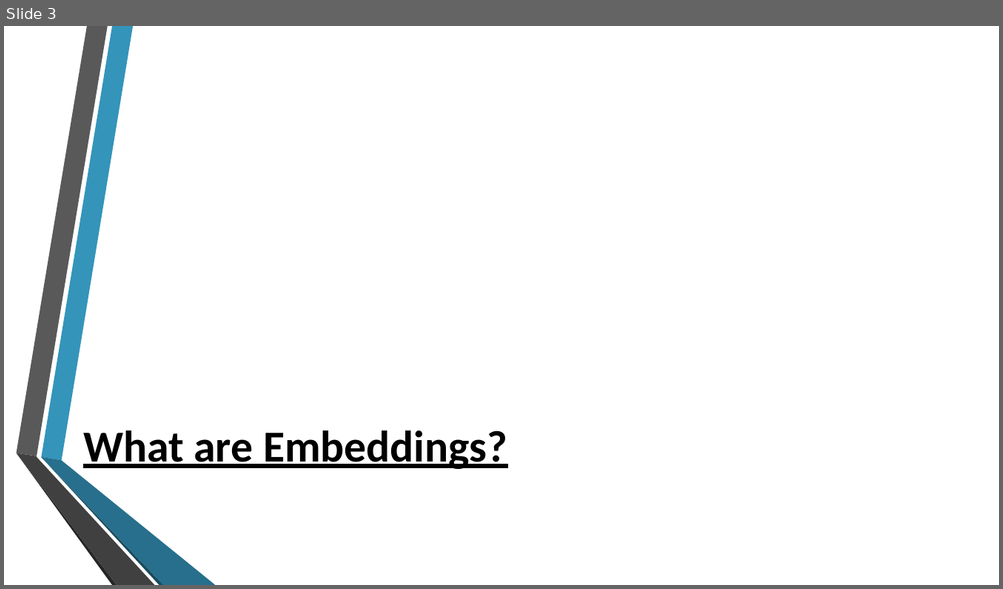
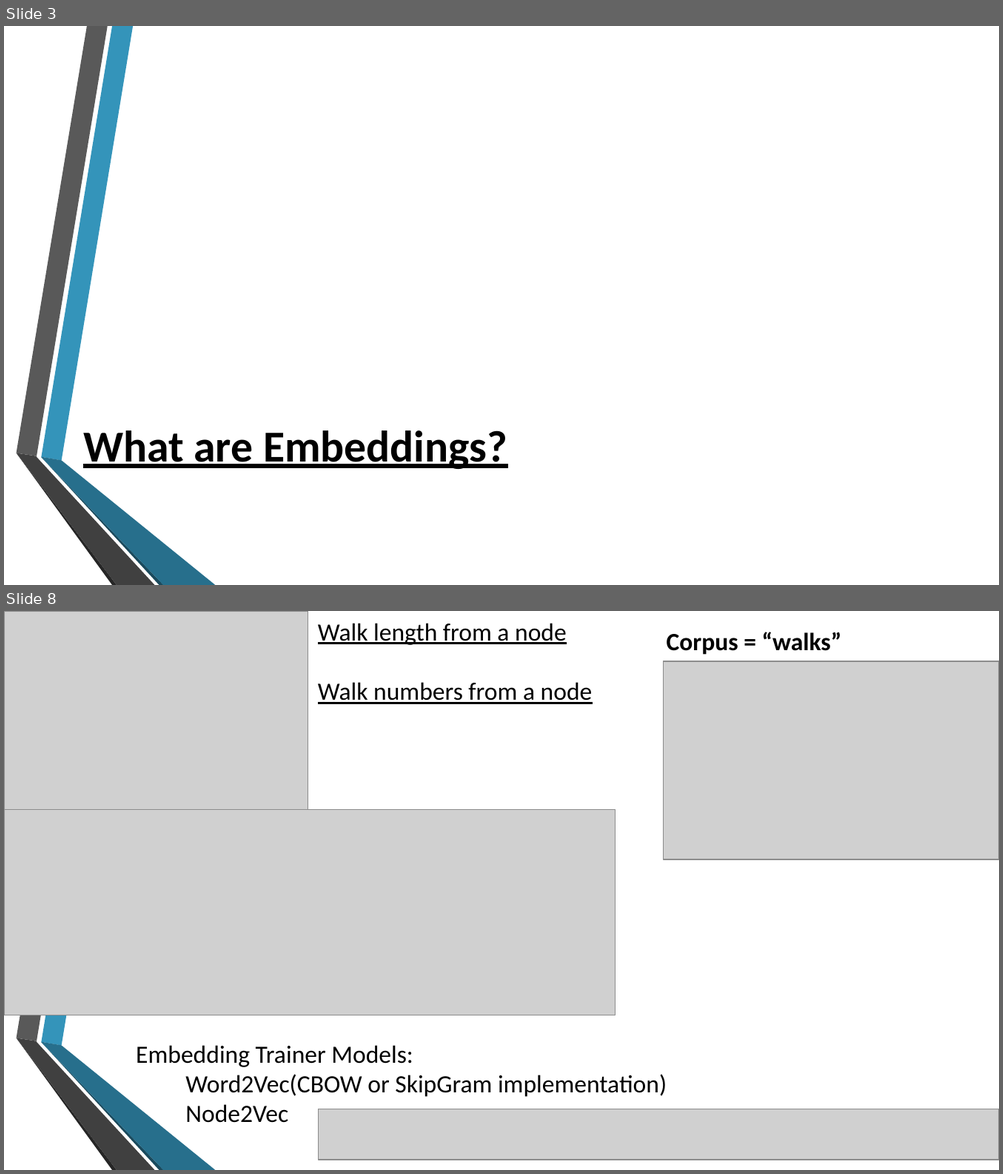
Before and after one commit to Edward326/WalkletsEmbeddings, a slide deck: walklets_embedding/docs/Walklets.pptx. Shown one above the other, each under a label of ours: slide 3 before the commit, slides 3 and 8 after it; the slides between them are not shown. The pictures are 1003x589 and 1003x1174 pixels, drawn with LibreOffice and Linux fonts; fonts in the diff are those of the drawing; grey boxes stand for pictures; background and template pictures are left out. Boxes give left, top, right and bottom in pixels: in the first picture for what was removed or moved away, otherwise in the second. Text is boxed around its words. In the diff, an @@ line names an element or a change of style, - is before the commit and + after.

```diff
--- a/walklets_embedding/docs/Walklets.pptx
+++ b/walklets_embedding/docs/Walklets.pptx
@@ slide 8 added at box(4, 611, 999, 1170), background picture (left out); not listed: 6 template elements that a slide beside it also shows @@
@@ picture added at box(4, 611, 308, 810) @@
@@ text added at box(318, 623, 592, 704), 18 pt, text #000000, underline @@
+Walk length from a node
+Walk numbers from a node
@@ text added at box(666, 632, 842, 655), 18 pt, text #000000, bold @@
+Corpus = “walks”
@@ picture added at box(663, 661, 999, 860) @@
@@ picture added at box(4, 810, 614, 1016) @@
@@ text added at box(136, 1045, 666, 1123), 18 pt, text #000000 @@
+Embedding Trainer Models:
+Word2Vec(CBOW or SkipGram implementation)
+Node2Vec
@@ picture added at box(318, 1109, 999, 1160) @@
```
Also in this commit, not shown: 3 slides changed, 18 other slides added.
